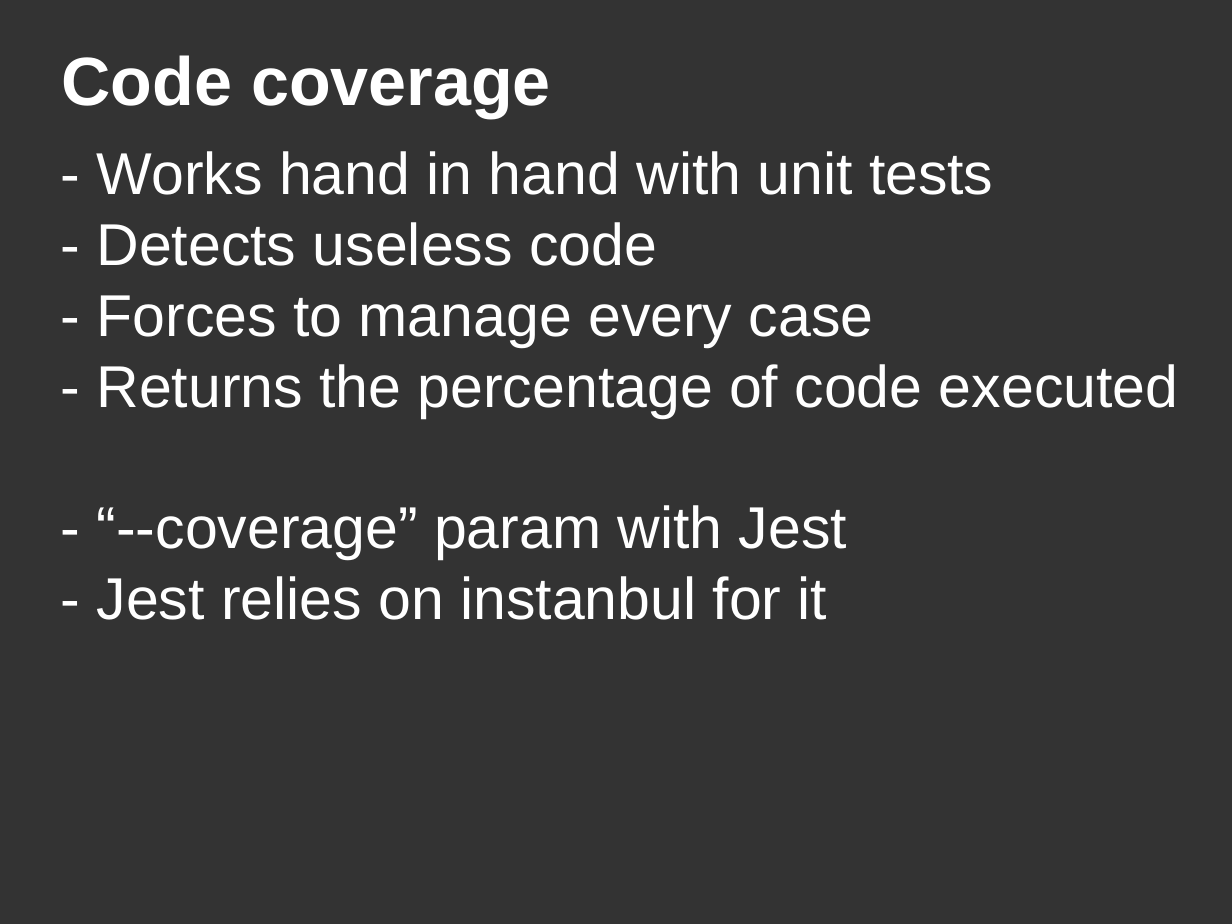
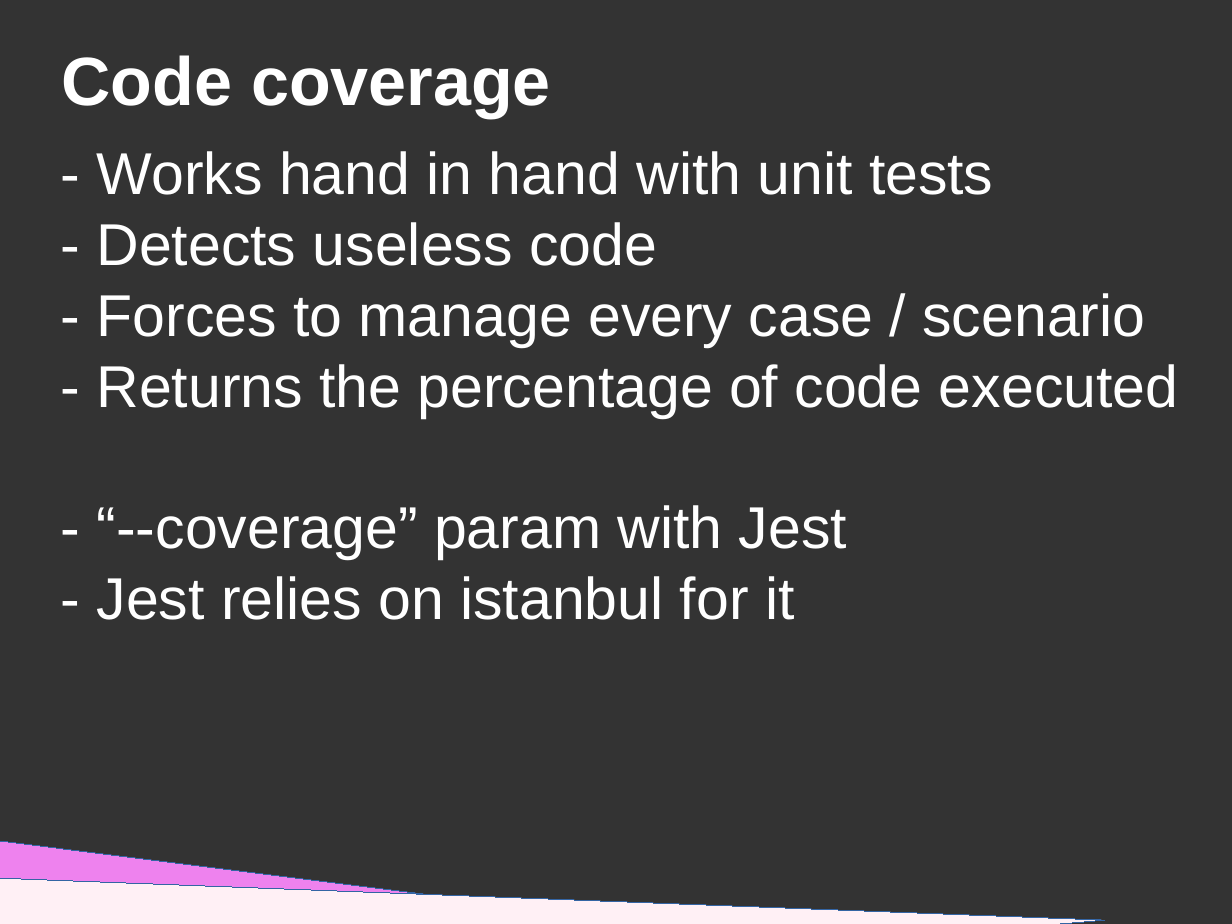
Before and after one commit to DanYellow/presentations, a slide deck: slide 17 of unit-tests/presentation.odp. Drawn at 1232x924 pixels with LibreOffice and Linux fonts; fonts in the diff are those of the drawing. Boxes give left, top, right and bottom in pixels: in the first picture for what was removed or moved away, otherwise in the second. Text is boxed around its words. In the diff, an @@ line names an element or a change of style, - is before the commit and + after.

```diff
--- a/unit-tests/presentation.odp
+++ b/unit-tests/presentation.odp
@@ title at (97, 151, 1178, 620): text changed @@
-- Works hand in hand with unit tests
-- Detects useless code
-- Forces to manage every case
-- Returns the percentage of code executed
-- “--coverage” param with Jest
-- Jest relies on instanbul for it
+- Works hand in hand with unit tests
+- Detects useless code
+- Forces to manage every case / scenario
+- Returns the percentage of code executed
+- “--coverage” param with Jest
+- Jest relies on istanbul for it
@@ right triangle added at (0, 749, 1105, 924), fill #FFF0F5, outline #3465A4 0 pt @@
@@ right triangle added at (0, 805, 1084, 924), fill #EE82EE, outline #3465A4 0 pt @@
```
Also in this commit, not shown: 26 other slides changed, 1 slide added, 9 other files.
